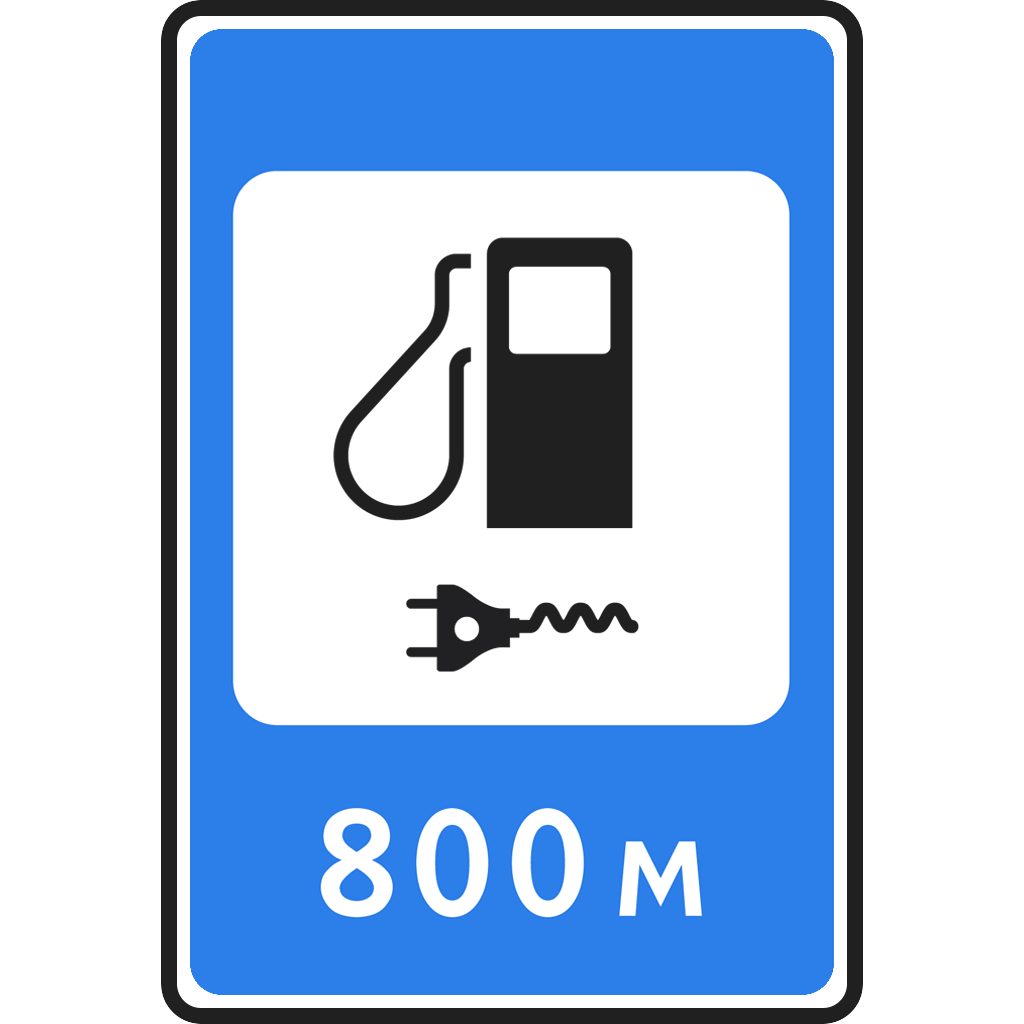
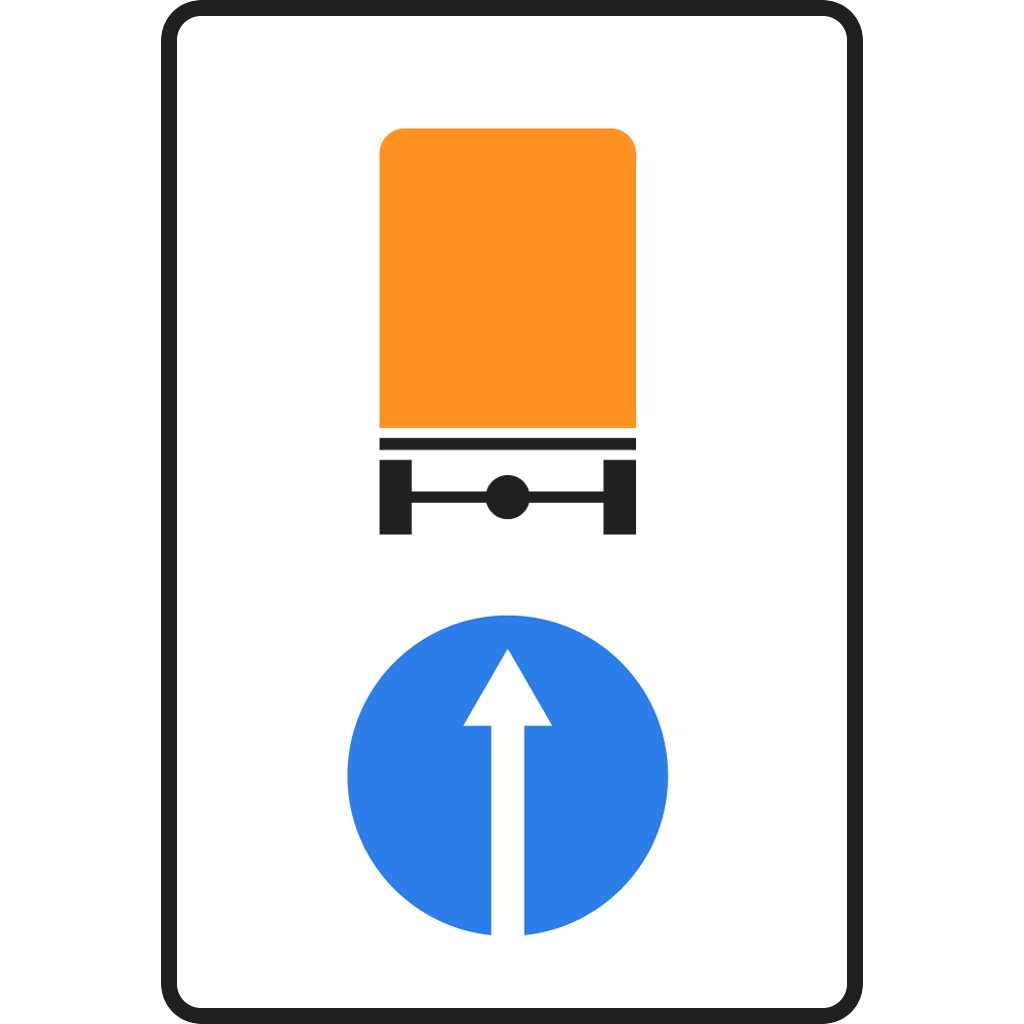
Two versions of the same layered image (w=1024, h=1024). Layer-by-layer changes:
hid group "7.21" (1 layers) over [190, 29, 834, 995]
added group "4.8.1" with 1 layers in group "Группа 1" over [190, 29, 834, 995]
added layer "Слой 79" in group "4.8.1" over [190, 29, 834, 995]
